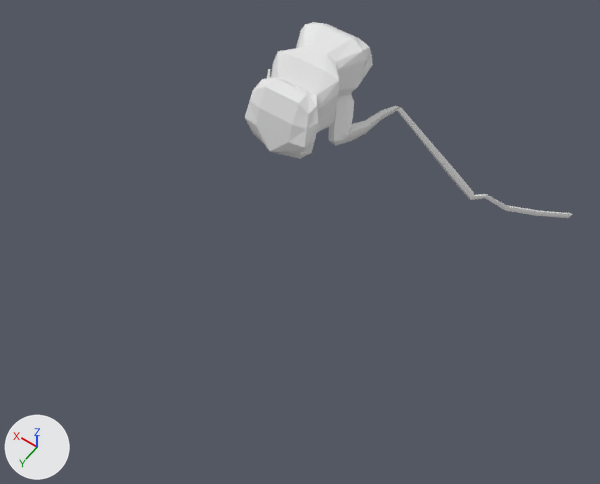
What one commit did to the Blender file Assets/Objects/Characters/Ant_01/Ant_01.blend.
Both versions are drawn from a 50 mm camera at (-0.391, 0.479, 0.917) aimed at (-0.045, -0.006, 0.156). The axes (+X, +Y, +Z) are drawn at lower left. The lights are the same throughout.

Before the edit, the objects in view are built like this:
```python
me_cube_001 = bpy.data.meshes.new('Cube.001')
me_cube_001.from_pydata(...)  # 189 vertices, 178 faces; spans x 0.0..1.25, y -1.12..0.48, z -1.45..0.14
ob_cube = bpy.data.objects.new('Cube', me_cube_001)
ob_cube.location = (0.0, -0.115, 0.325)
ob_cube.scale = (0.213, 0.213, 0.213)
_m = ob_cube.modifiers.new('Mirror', 'MIRROR')
_m.use_clip = True
```
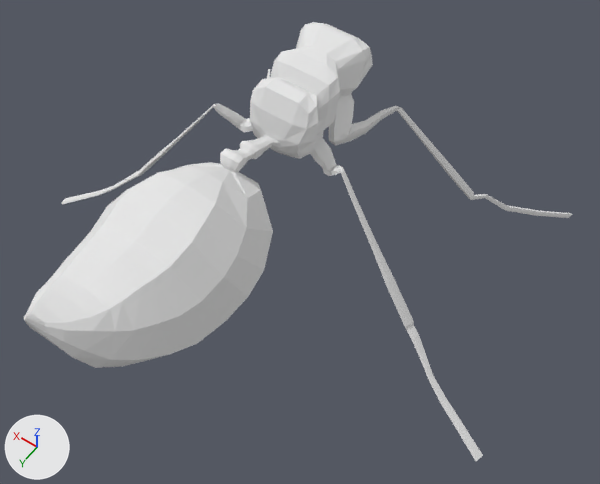
Commit message: Update Ant_01.blend
Yeah

Where the change shows, as pixel boxes [x1, y1, x2, y2] in the pictures (600 x 484 px):
'Cube', reshaped (67% wider, 123% taller)
    before: [245, 22, 572, 218]
    after: [24, 22, 572, 461]
part 1 of me_cube_001, built on
    before: [245, 48, 339, 159]
    after: [24, 49, 483, 461]

What the commit changed:
Material 'Material' (mat_material) is new.
Its base color is (0.8, 0.8, 0.8) (white #e7e7e7).
me_cube_001 is used by ob_cube; location (0.0, -0.115, 0.325); scale (0.213, 0.213, 0.213).
me_cube_001 had 189 vertices, 178 faces and spanned x 0.0..1.25, y -1.12..0.48, z -1.45..0.14.
me_cube_001 now has 498 vertices, 460 faces and spans x 0.0..1.56, y -1.12..2.01, z -1.45..0.14.
me_cube_001 part 1: 11 vertices moved from x 0.0..0.2, y 0.15..0.48, z -0.29..0.1 to x 0.0..0.2, y 0.12..0.46, z -0.28..0.11; 309 vertices added at x 0.0..1.56, y 0.19..2.01, z -1.44..0.13.
me_cube_001 now uses material mat_material (white #e7e7e7).
